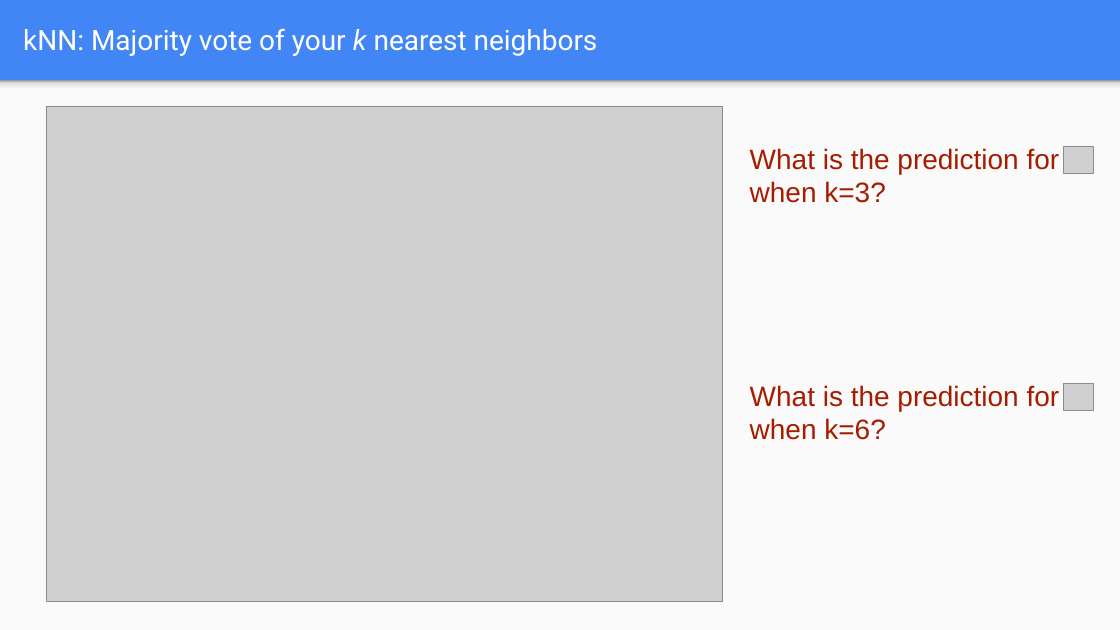
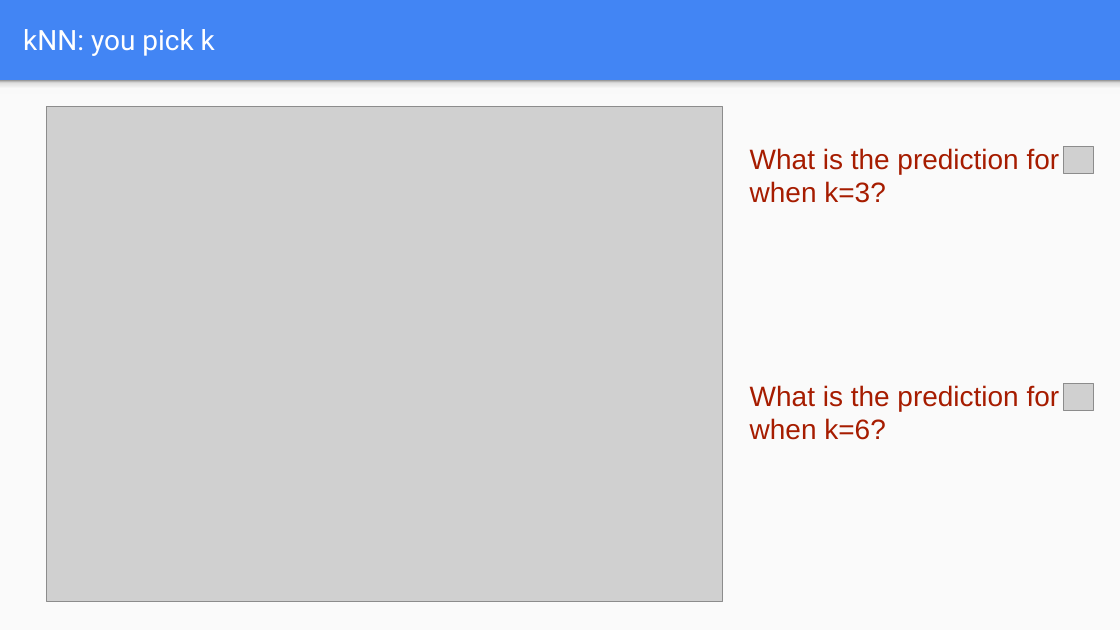
Before and after one commit to wmarshall484/DSI_LECTURES_2, a slide deck: slide 4 of non-parametric-learners/ryan_henning/kNN & Decision Trees.pptx. Drawn at 1120x630 pixels with LibreOffice and Linux fonts; fonts in the diff are those of the drawing; grey boxes stand for pictures. Boxes give left, top, right and bottom in pixels: in the first picture for what was removed or moved away, otherwise in the second. Text is boxed around its words. In the diff, an @@ line names an element or a change of style, - is before the commit and + after.

```diff
--- a/non-parametric-learners/ryan_henning/kNN & Decision Trees.pptx
+++ b/non-parametric-learners/ryan_henning/kNN & Decision Trees.pptx
@@ title at <box>23,29,215,56</box>: text changed @@
-kNN: Majority vote of your k nearest neighbors
+kNN: you pick k
```
Also in this commit, not shown: 7 other slides changed, 1 other file.
